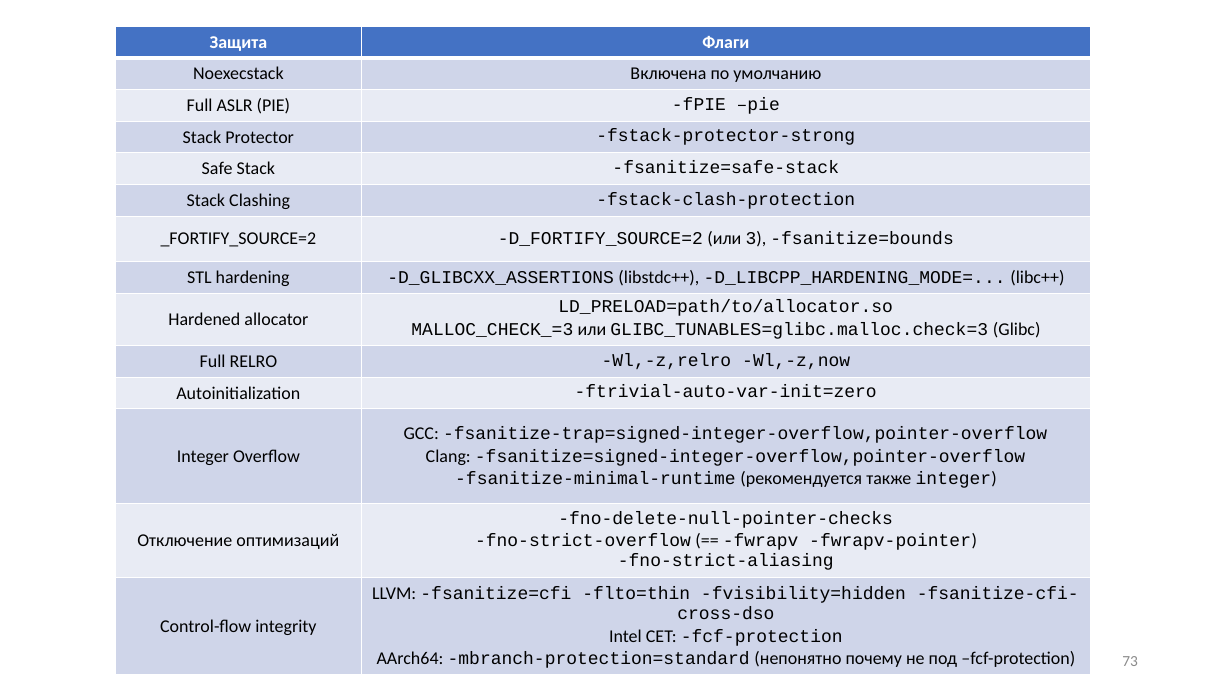
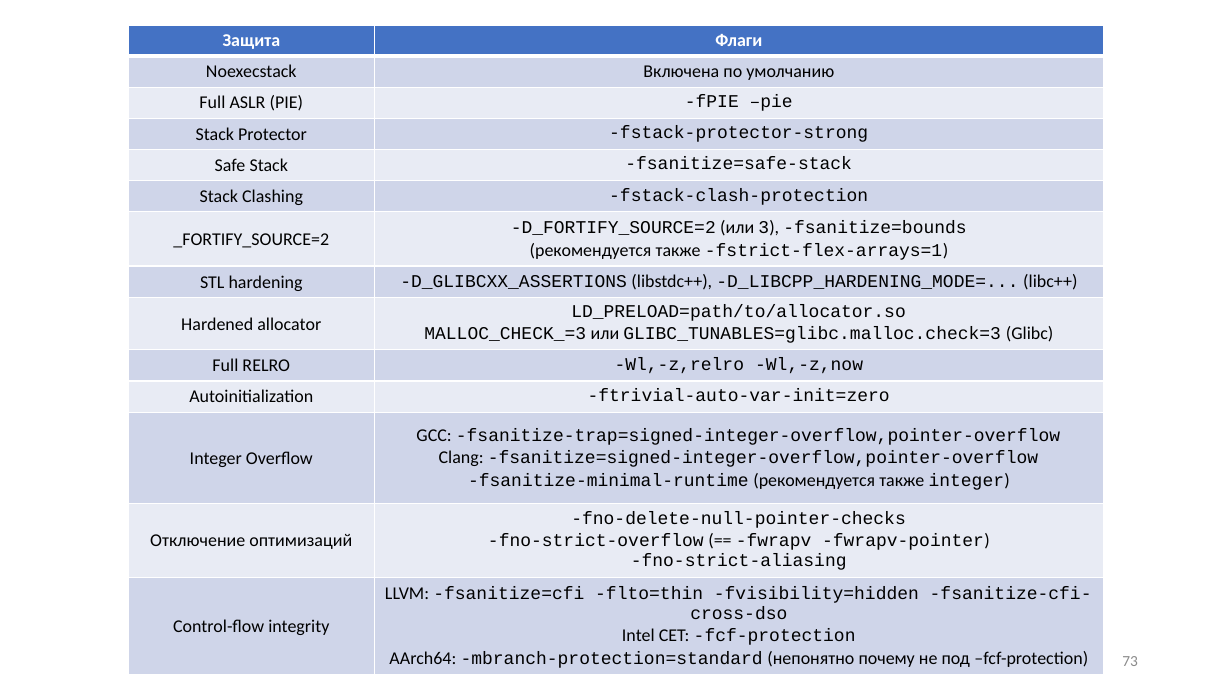
Before and after one commit to yugr/slides, a slide deck: slide 73 of CppZeroCost/2025/RU.pptx. Drawn at 1232x693 pixels with LibreOffice and Linux fonts; fonts in the diff are those of the drawing. Boxes give left, top, right and bottom in pixels: in the first picture for what was removed or moved away, otherwise in the second. Text is boxed around its words. In the diff, an @@ line names an element or a change of style, - is before the commit and + after.

```diff
--- a/CppZeroCost/2025/RU.pptx
+++ b/CppZeroCost/2025/RU.pptx
@@ table at [128,25,1104,672] @@
-row 7, column 2: -D_FORTIFY_SOURCE=2 (или 3), -fsanitize=bounds
+row 7, column 2: -D_FORTIFY_SOURCE=2 (или 3), -fsanitize=bounds / (рекомендуется также -fstrict-flex-arrays=1)
@@ table: place and size @@
-table at [116,26,1091,674]
+table at [128,25,1104,672]
```
Also in this commit, not shown: 8 other slides changed, 3 slides added, 2 slides removed, 3 other files.
